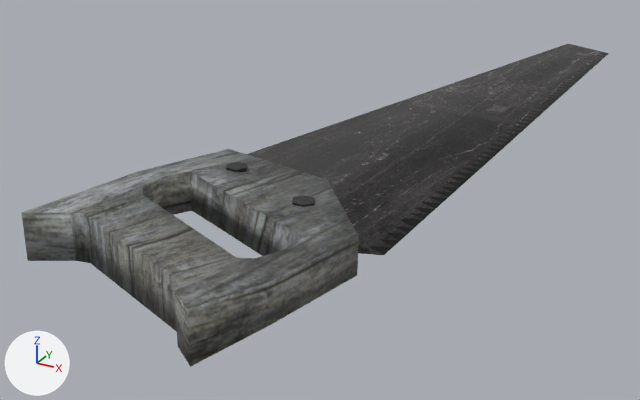
A saved change to the Blender file models/items/tools/saw/saw.blend.
Both versions are drawn from a 50 mm lens placed at (0.37, -0.849, 0.324), pointed at (-0.056, -0.074, -0.064). Every picture has the same lights, and +X, +Y and +Z are marked at lower left. The older version comes first.

Script lines for the objects in view, before the commit:
```python
mat_saw_mat = principled_material('saw_mat')
mat_saw_mat.texture = img_saw_skin_png
me_cube_001 = bpy.data.meshes.new('Cube.001')
me_cube_001.from_pydata(...)  # 6 vertices, 7 faces; spans x -0.307..0.475, y -0.129..0.097, z 0.0..0.021
me_cube_001.polygons.foreach_set('use_smooth', [True] * 7)
me_cube_001.materials.append(mat_saw_mat)  # picture img_saw_skin_png
me_cube_004 = bpy.data.meshes.new('Cube.004')
me_cube_004.from_pydata(...)  # 66 vertices, 62 faces; spans x -0.475..-0.19, y -0.127..0.129, z 0.0..0.044
me_cube_004.materials.append(mat_saw_mat)  # picture img_saw_skin_png
ob_blade = bpy.data.objects.new('Blade', me_cube_001)
ob_blade.location = (0.0, 0.0, 0.0)
ob_blade.rotation_euler = (0.0, 0.0, 1.571)  # degrees (0, 0, 90)
ob_handle = bpy.data.objects.new('Handle', me_cube_004)
ob_handle.location = (0.0, 0.0, 0.0)
ob_handle.rotation_euler = (0.0, 0.0, 1.571)  # degrees (0, 0, 90)
```
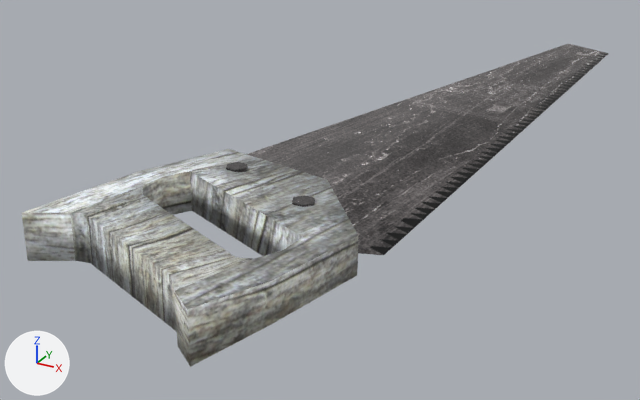
What differs and where, as boxes [x1, y1, x2, y2] in the pictures (640 x 400 px):
'Handle', recoloured (lighter): [22, 149, 382, 367] in both
'Blade', recoloured (lighter): [247, 44, 608, 255] in both

Edits to the bpy script that builds the scene:
```text
Change mat_saw_mat:
    add n3 = _N.new('ShaderNodeMixRGB'); n3.name = 'InventoryVisibility'
    add n3.blend_type = 'MULTIPLY'
    add n3.inputs[0].default_value = 1.0  # 'Factor'
    add n3.inputs[2].default_value = (3.0, 3.0, 3.0, 1.0)  # 'Color2', white #ffffff
    where n2 = _N.new('ShaderNodeTexImage'); n2.name = 'Image Texture'
    where n0 = _N.new('ShaderNodeBsdfPrincipled'); n0.name = 'Principled BSDF'
    remove _L.new(n2.outputs[0], n0.inputs[0])  # 'Color' to 'Base Color'
    add _L.new(n2.outputs[0], n3.inputs[1])  # 'Color' to 'Color1'
    add _L.new(n3.outputs[0], n0.inputs[0])  # 'Color' to 'Base Color'
```
